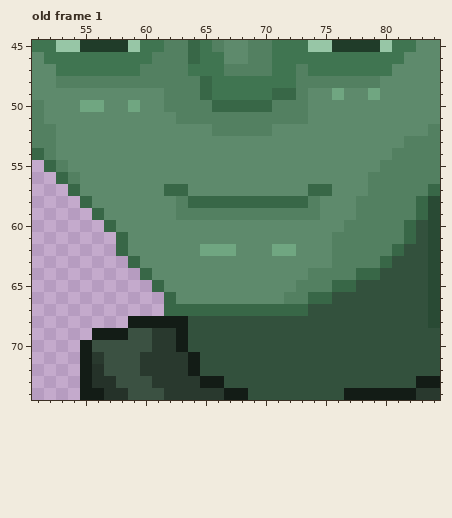
A pixel-art file gets an edit: Aseprite/Characters/investor.aseprite. The picture above was drawn from the file before the commit.
159x200 pixels, 3 frames. Colours within 5 levels of each other are drawn and written as one. Shown: old frame 1: x 51..84, y 45..74. The commit also changed other frames or places, which this record leaves out.
Once edited:
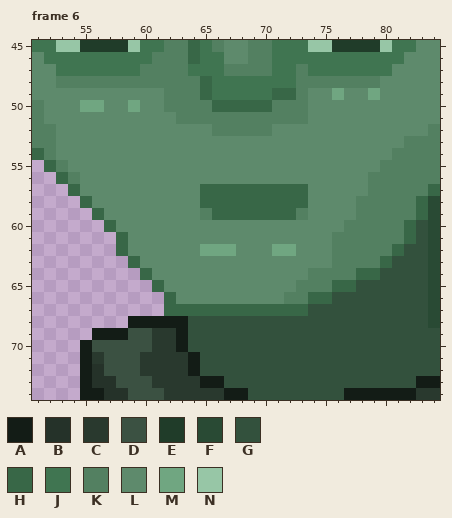
Palette (. is transparent): A #131c16  B #253229  C #29392e  D #3b5142  E #203c29  F #294a34  G #33513d  H #386747  J #407551  K #538061  L #5e8a6c  M #70a681  N #97c6a6
A new or re-ordered frame is compared with the old frame closest to it.
Changes in this commit:
frames 3 -> 6
Frame 6 is new; against old frame 1, layer "head":
Colour H replaces colour K in row 59 at x 66 to 72.
Colour H replaces colour L in row 57 at x 65 to 73.
Colour L replaces colour H in row 57 at x 62 to 63 and 74 to 75; in row 58 at x 64.
Colour L replaces colour K in row 58 at x 63 and 74; in row 59 at x 63 to 64 and 74.
Changed places in both pictures, as pixel boxes (x1, y1, x2, y2):
changed: (164, 184, 332, 220)
